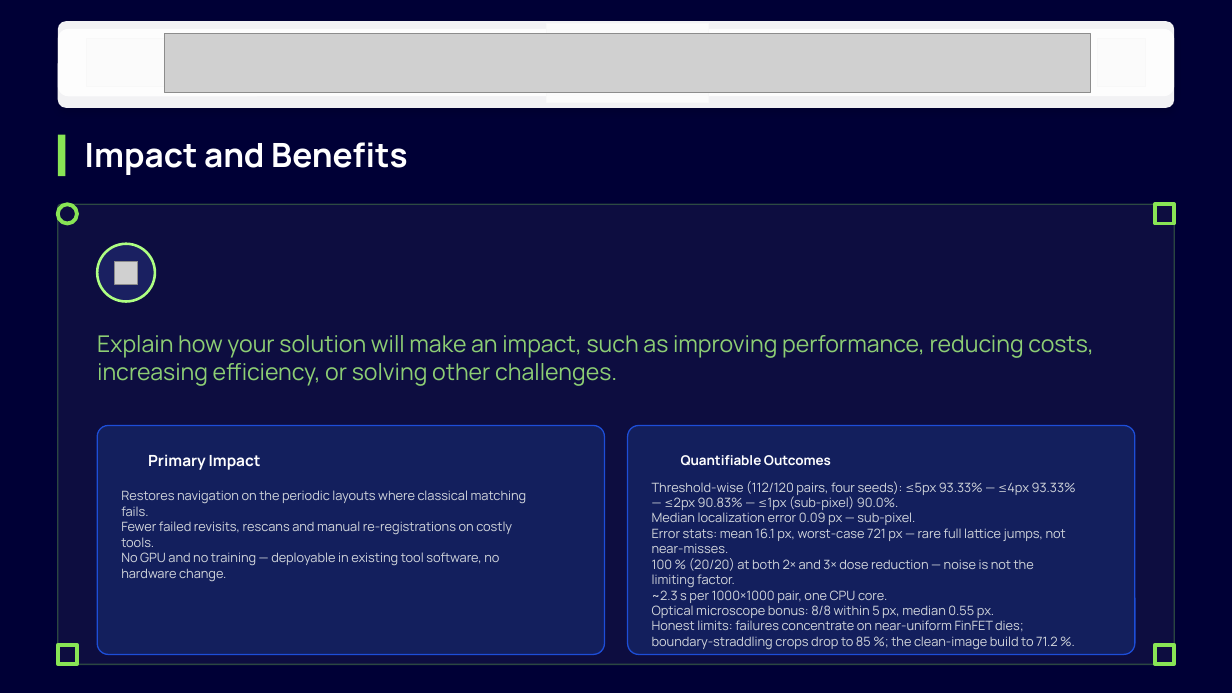
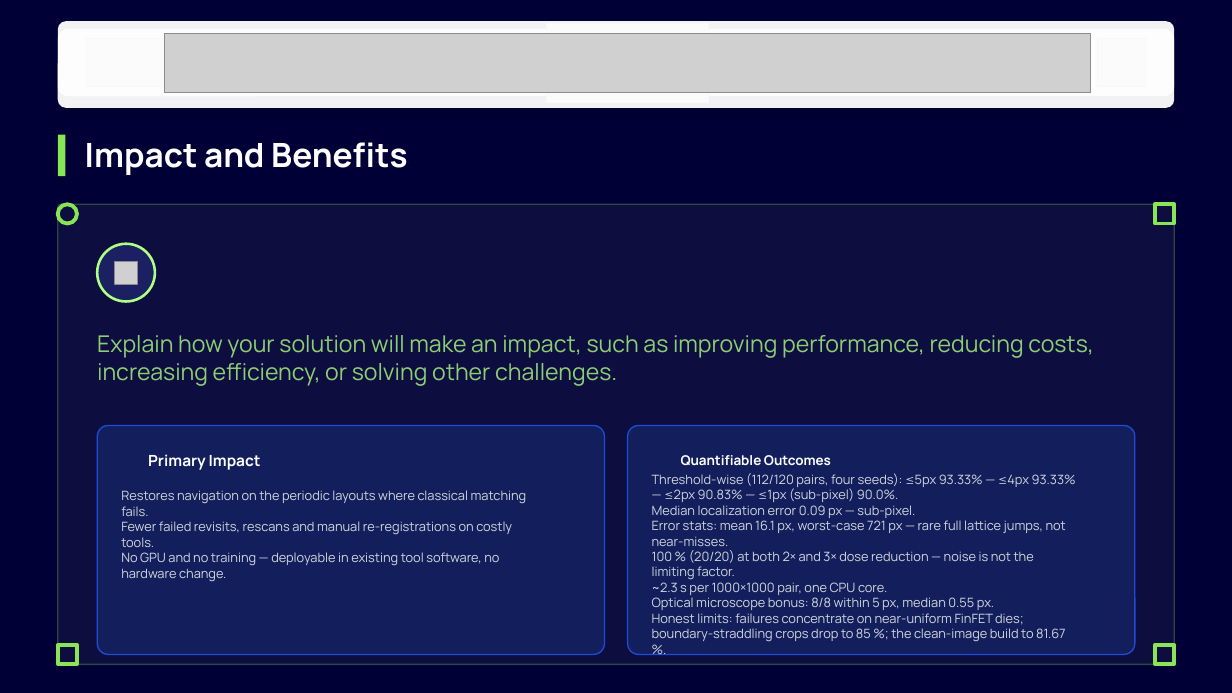
Before and after one commit to Mandy434/drift-sense, a slide deck: slide 8 of solution_presentation.pptx. Drawn at 1232x693 pixels with LibreOffice and Linux fonts; fonts in the diff are those of the drawing; grey boxes stand for pictures; background and template pictures are left out; a plain dark background stands for a picture behind light text. Boxes give left, top, right and bottom in pixels: in the first picture for what was removed or moved away, otherwise in the second. Text is boxed around its words. In the diff, an @@ line names an element or a change of style, - is before the commit and + after.

```diff
--- a/solution_presentation.pptx
+++ b/solution_presentation.pptx
@@ text at (652,613,1066,642): text changed @@
-Honest limits: failures concentrate on near-uniform FinFET dies; boundary-straddling crops drop to 85 %; the clean-image build to 71.2 %.
+Honest limits: failures concentrate on near-uniform FinFET dies; boundary-straddling crops drop to 85 %; the clean-image build to 81.67 %.
```
Also in this commit, not shown: 1 other slide changed, 7 other files.
